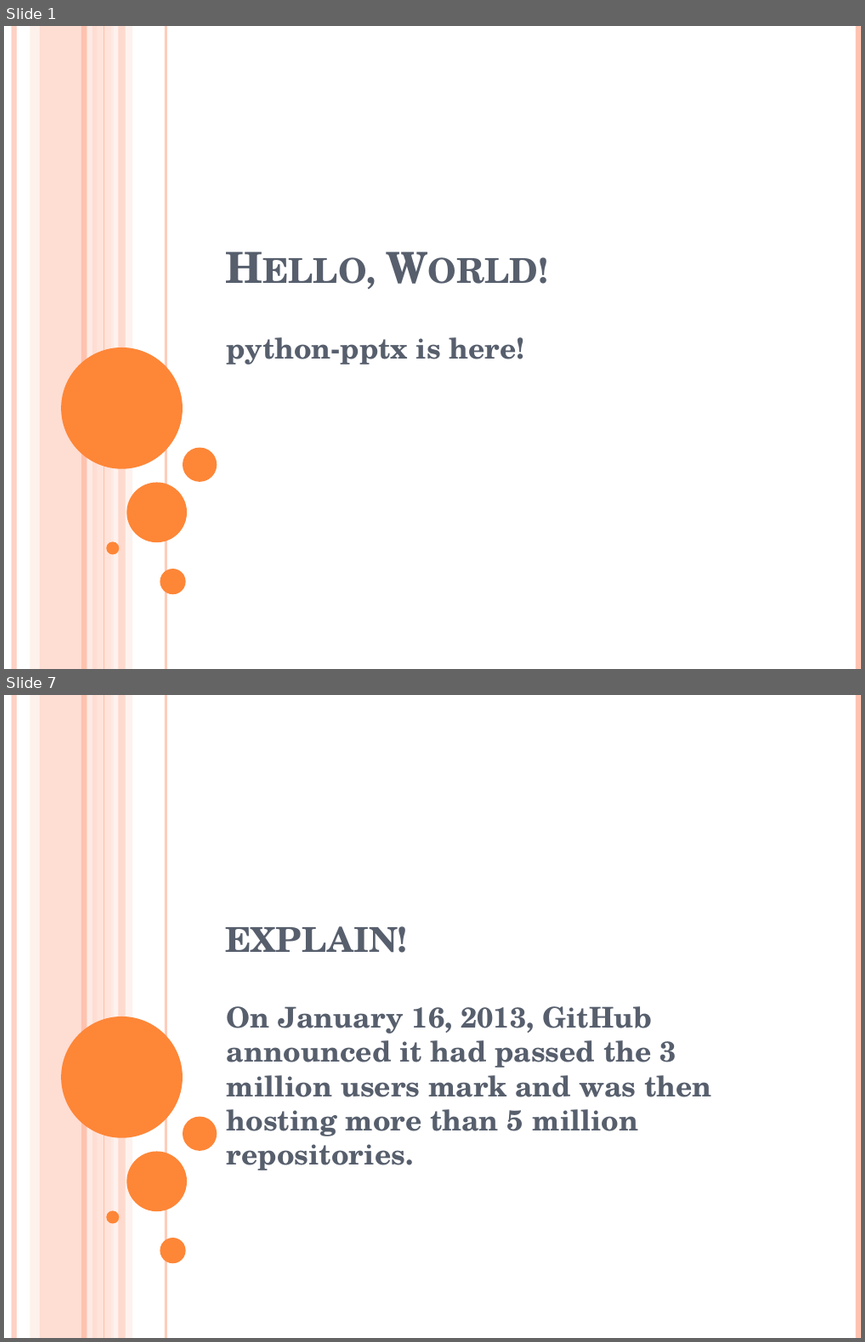
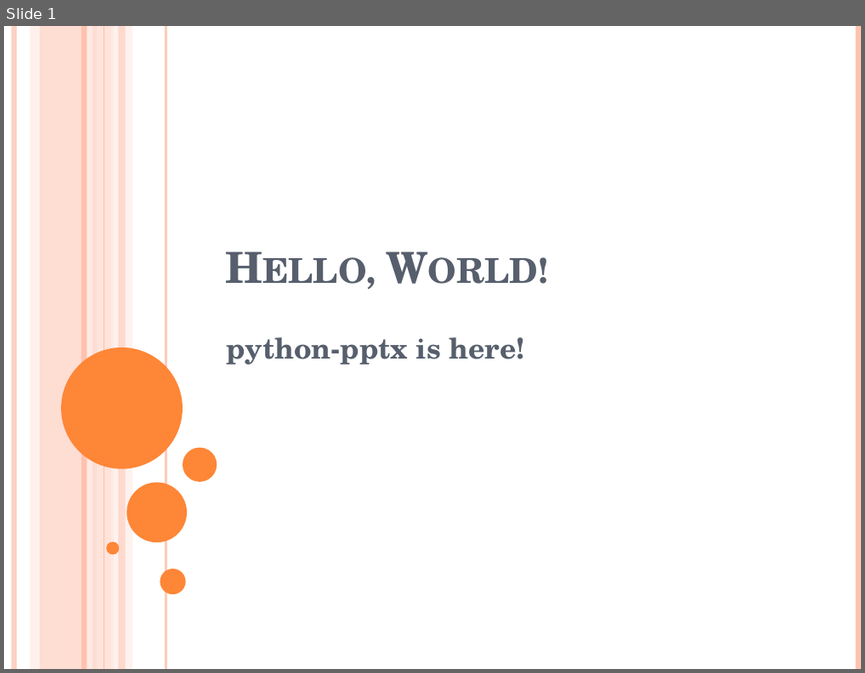
Before and after one commit to surabhi5/instant-ppt, a slide deck: name1.pptx. Shown one above the other, each under a label of ours: slides 1 and 7 before the commit, slide 1 after it; the slides between them are not shown. The pictures are 865x1342 and 865x673 pixels, drawn with LibreOffice and Linux fonts; fonts in the diff are those of the drawing. Boxes give left, top, right and bottom in pixels: in the first picture for what was removed or moved away, otherwise in the second. Text is boxed around its words. In the diff, an @@ line names an element or a change of style, - is before the commit and + after.

```diff
--- a/name1.pptx
+++ b/name1.pptx
@@ slide 7 removed at (4,695,861,1338), background #FFFFFF; not listed: 16 template elements that a slide beside it also shows @@
@@ title removed at (225,926,408,953) @@
-explain!
@@ subtitle removed at (227,1006,711,1170) @@
-On January 16, 2013, GitHub announced it had passed the 3 million users mark and was then hosting more than 5 million repositories.
```
Also in this commit, not shown: 2 slides changed, 33 slides added, 15 other slides removed, 8 other files.
